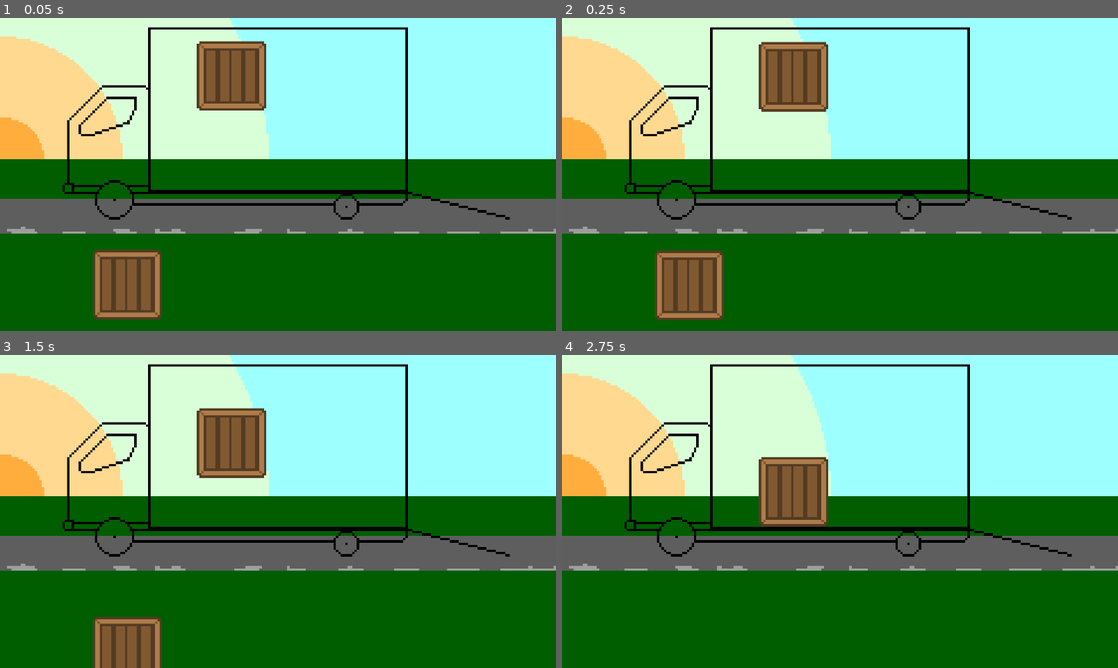
Above: before the commit, frames 1-4 (two rows, left to right).
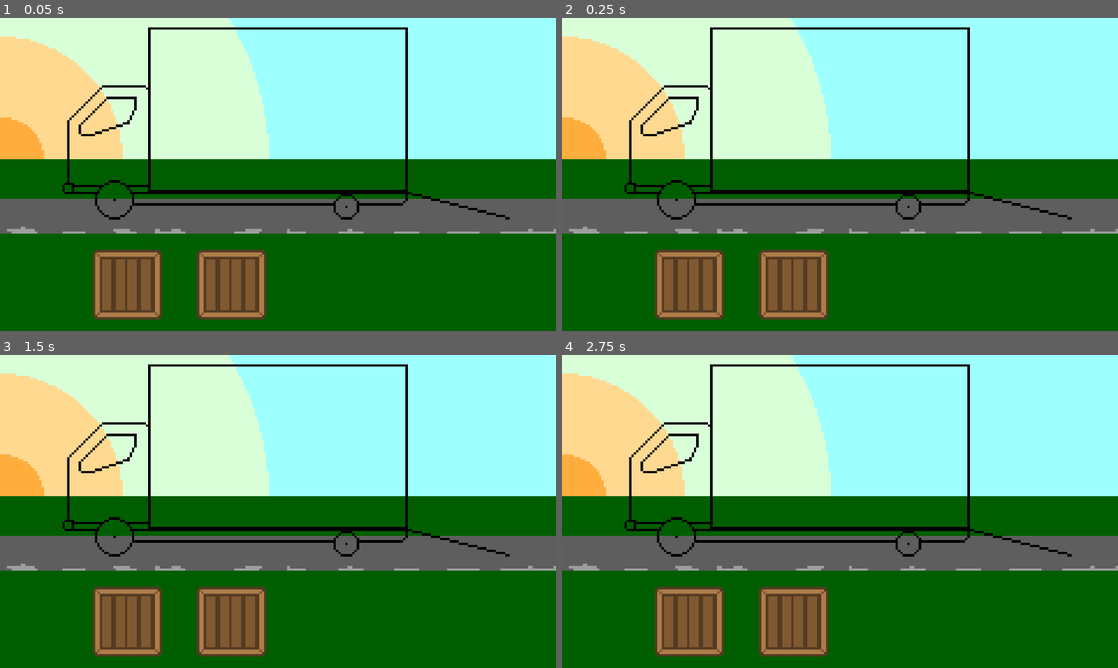
Above: after the commit, the same moments.

Repository: flamingradian/fresh-movers-co
Game: Godot game, scene res://Game.tscn
Two runs of this game, one before a commit and one after it. Both use one fixed random seed, a clock stepped at 60 frames per second and the inputs below.
Inputs (mouse positions are in pixels of both pictures, inside the frame that each line leads up to):
- Up to frame 1 (0.05 s): no input
- Up to frame 2 (0.25 s): no input
- Up to frame 3 (1.5 s): move the mouse to (400, 495) at 0.52 s; move the mouse to (166, 527) at 1.27 s
- Up to frame 4 (2.75 s): move the mouse to (895, 442) at 2.02 s

The runs differ from the first frame. In frame 1, 5.6% of the frame differs, in the area x 35-48%, y 7-97%; in frame 2, 5.8%; in frame 3, 7.8%; in frame 4, 8.4%, in the area x 16-48%, y 32-97%.

Commit message:
crate: add edit mode
This is the state when the crate is being dragged and dropped.

Diff:
--- /dev/null
+++ b/Fresh Movers Co/Crate.gd
@@ -0,0 +1,26 @@
+extends RigidBody2D
+
+# Called when the node enters the scene tree for the first time.
+func _ready():
+	print(self.is_pickable())
+	pass # Replace with function body.
+
+# Helper to set the texture when this is unselected.
+func set_default_texture():
+	$Sprite.texture = load("res://Sprites/crate.png")
+
+# Helper to set the texture when this is selected.
+func set_selected_texture():
+	$Sprite.texture = load("res://Sprites/crate_selected.png")
+
+# Exit the initial draggable state of the box, allowing it to be subject to
+# physics and unselecting it.
+func edit_mode_exit():
+	self.set_default_texture()
+	self.gravity_scale = 1
+
+func _on_mouse_entered():
+	self.set_selected_texture()
+
+func _on_mouse_exited():
+	self.set_default_texture()
--- a/Fresh Movers Co/Game.tscn
+++ b/Fresh Movers Co/Game.tscn
@@ -1,8 +1,9 @@
-[gd_scene load_steps=7 format=2]
+[gd_scene load_steps=8 format=2]
 
 [ext_resource path="res://Sprites/background.png" type="Texture" id=1]
 [ext_resource path="res://Sprites/truck.png" type="Texture" id=2]
 [ext_resource path="res://Sprites/crate.png" type="Texture" id=3]
+[ext_resource path="res://Crate.gd" type="Script" id=4]
 
 [sub_resource type="RectangleShape2D" id=3]
 extents = Vector2( 440, 8 )
@@ -36,20 +37,31 @@
 
 [node name="Crate" type="RigidBody2D" parent="."]
 position = Vector2( 440, 920 )
+input_pickable = true
 physics_material_override = SubResource( 1 )
+gravity_scale = 0.0
+script = ExtResource( 4 )
 
-[node name="Crate" type="Sprite" parent="Crate"]
+[node name="Sprite" type="Sprite" parent="Crate"]
 texture = ExtResource( 3 )
 
 [node name="CollisionShape2D" type="CollisionShape2D" parent="Crate"]
 shape = SubResource( 2 )
 
 [node name="Crate2" type="RigidBody2D" parent="."]
-position = Vector2( 800, 200 )
+position = Vector2( 800, 920 )
+input_pickable = true
 physics_material_override = SubResource( 1 )
+gravity_scale = 0.0
+script = ExtResource( 4 )
 
-[node name="Crate" type="Sprite" parent="Crate2"]
+[node name="Sprite" type="Sprite" parent="Crate2"]
 texture = ExtResource( 3 )
 
 [node name="CollisionShape2D" type="CollisionShape2D" parent="Crate2"]
 shape = SubResource( 2 )
+
+[connection signal="mouse_entered" from="Crate" to="Crate" method="_on_mouse_entered"]
+[connection signal="mouse_exited" from="Crate" to="Crate" method="_on_mouse_exited"]
+[connection signal="mouse_entered" from="Crate2" to="Crate2" method="_on_mouse_entered"]
+[connection signal="mouse_exited" from="Crate2" to="Crate2" method="_on_mouse_exited"]
Binary file added: Fresh Movers Co/Sprites/crate_selected.png
